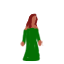
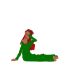
Two versions of the same layered image (64x64). Layer-by-layer changes:
pixels changed over [11, 13, 59, 63] (layer not identified)
